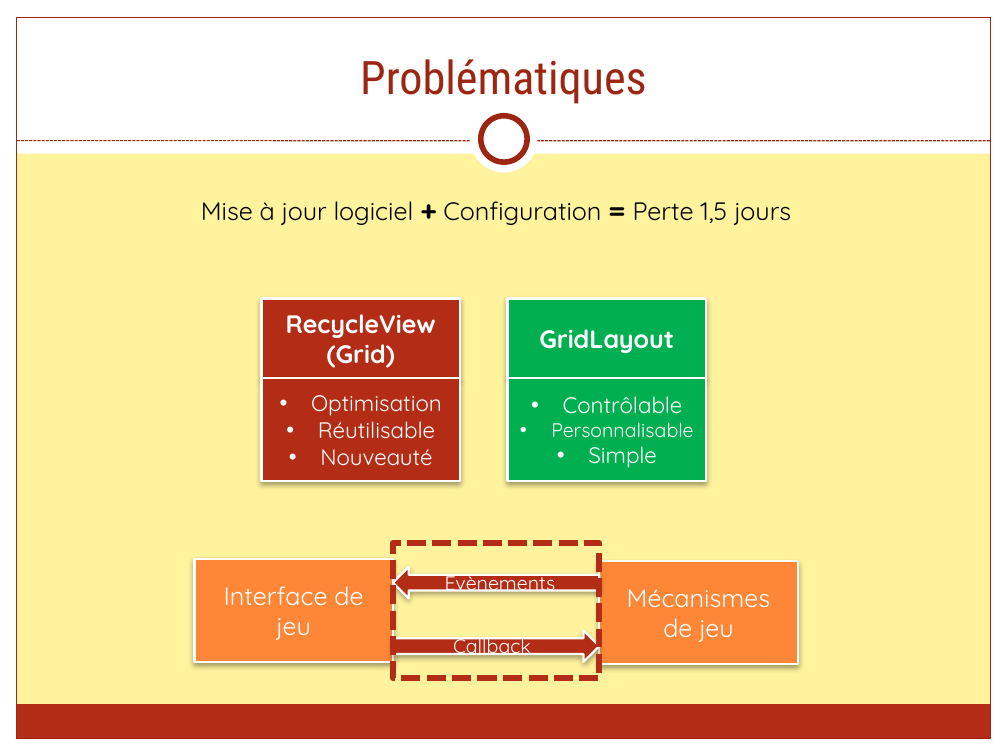
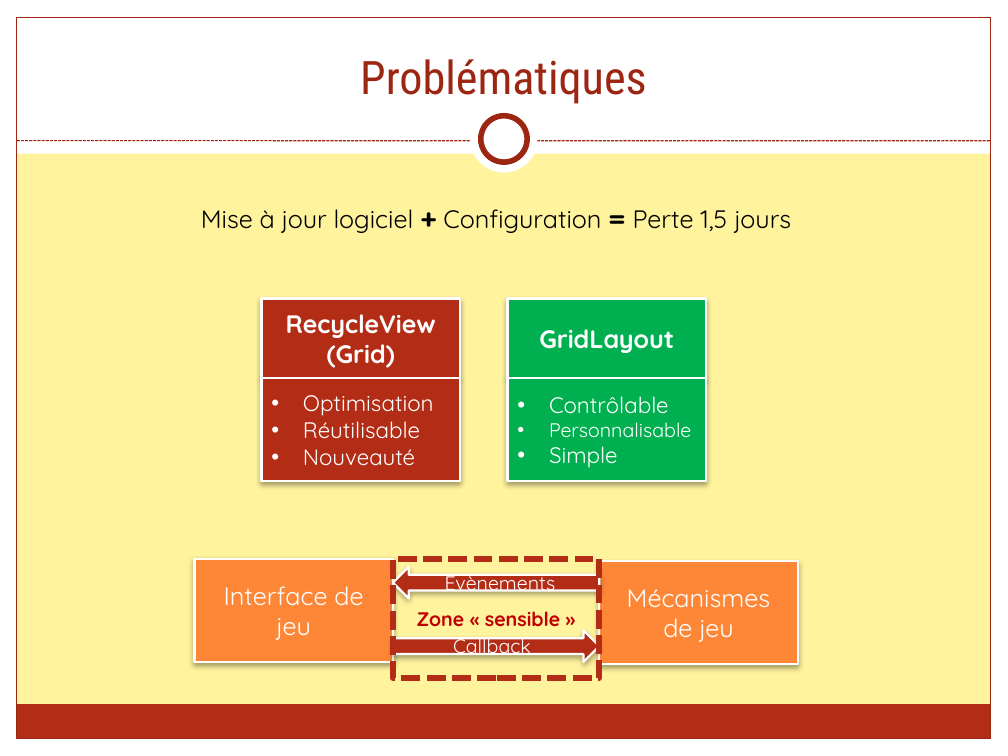
Before and after one commit to FieryWeasel/Picarete, a slide deck: slide 12 of SOURCES/RAPPORTS/Picarete - Presentation.pptx (slide 13 before the commit). Drawn at 1008x756 pixels with LibreOffice and Linux fonts; fonts in the diff are those of the drawing. Boxes give left, top, right and bottom in pixels: in the first picture for what was removed or moved away, otherwise in the second. Text is boxed around its words. In the diff, an @@ line names an element or a change of style, - is before the commit and + after.

```diff
--- a/SOURCES/RAPPORTS/Picarete - Presentation.pptx
+++ b/SOURCES/RAPPORTS/Picarete - Presentation.pptx
@@ text "Mise à jour logiciel + ...": place and size @@
-text "Mise à jour logiciel + ..." at box(201, 201, 791, 225)
+text "Mise à jour logiciel + ..." at box(201, 209, 791, 233)
@@ rectangle "Optimisation" at box(261, 378, 460, 481): alignment centre to left @@
@@ rectangle "Contrôlable" at box(508, 378, 707, 481): alignment centre to left @@
@@ rectangle "Zone « sensible »": place and size @@
-rectangle "Zone « sensible »" at box(393, 543, 600, 678)
+rectangle "Zone « sensible »" at box(393, 558, 600, 677)
@@ text in rectangle at box(417, 611, 560, 627): text added @@
+Zone « sensible »
```
Also in this commit, not shown: 8 other slides changed, 1 slide added, 1 slide removed, 4 other files.
